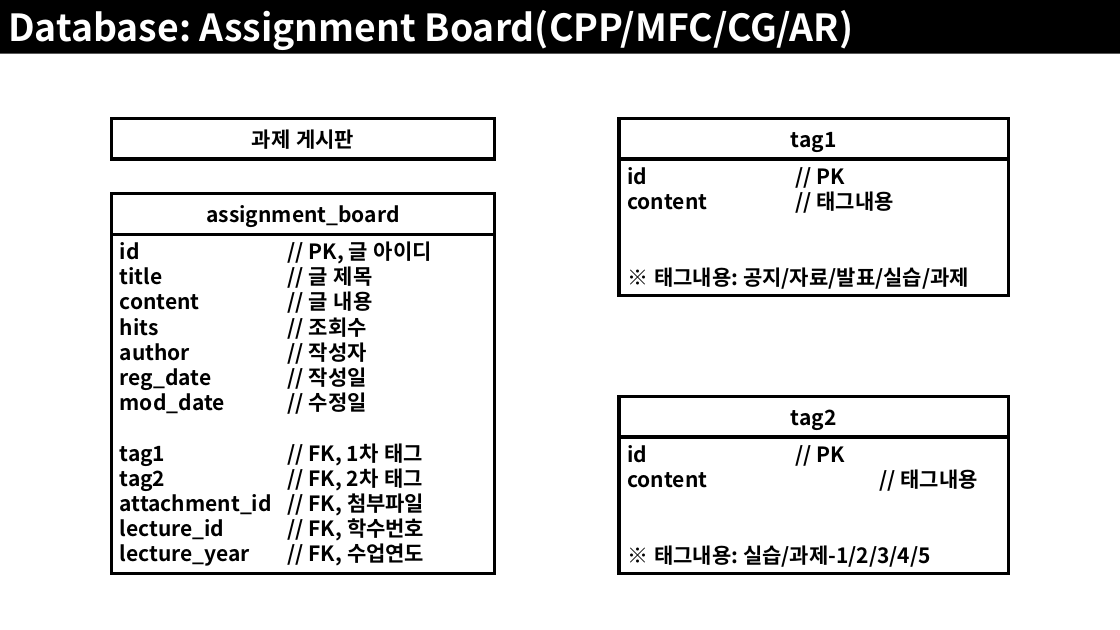
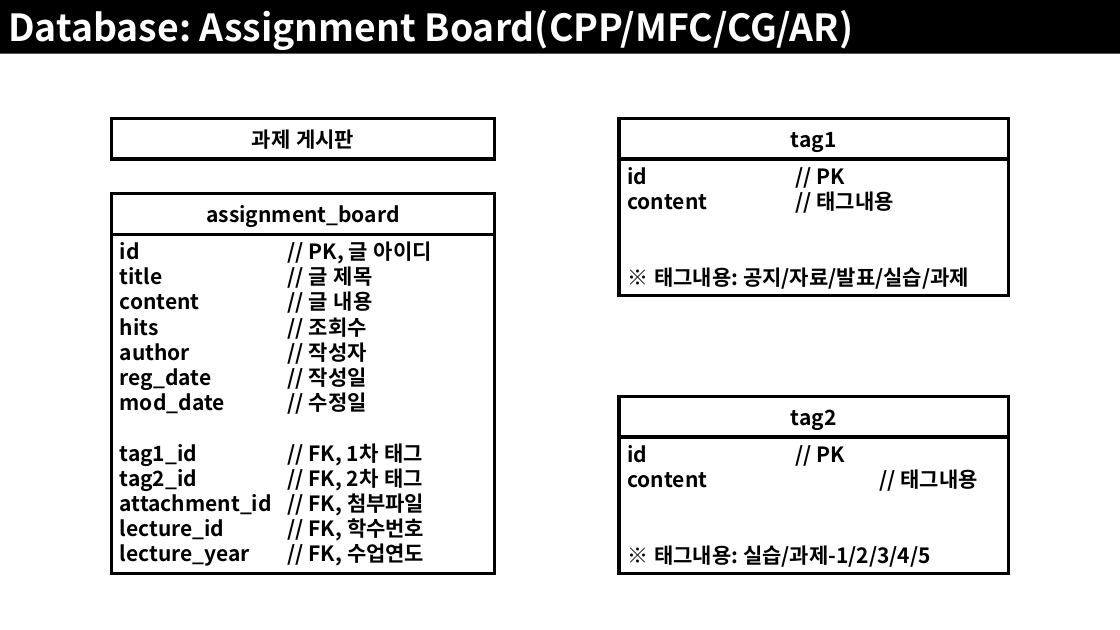
Before and after one commit to JoSihun/CGVR_Lab, a slide deck: slide 44 of documents/01_프로젝트_개발계획.pptx (slide 40 before the commit). Drawn at 1120x630 pixels with LibreOffice and Linux fonts; fonts in the diff are those of the drawing. Boxes give left, top, right and bottom in pixels: in the first picture for what was removed or moved away, otherwise in the second. Text is boxed around its words. In the diff, an @@ line names an element or a change of style, - is before the commit and + after.

```diff
--- a/documents/01_프로젝트_개발계획.pptx
+++ b/documents/01_프로젝트_개발계획.pptx
@@ text in rectangle at bbox=[120, 443, 424, 490]: text changed @@
-tag1 // FK, 1차 태그
-tag2 // FK, 2차 태그
+tag1_id // FK, 1차 태그
+tag2_id // FK, 2차 태그
```
Also in this commit, not shown: 15 other slides changed, 9 slides added.
